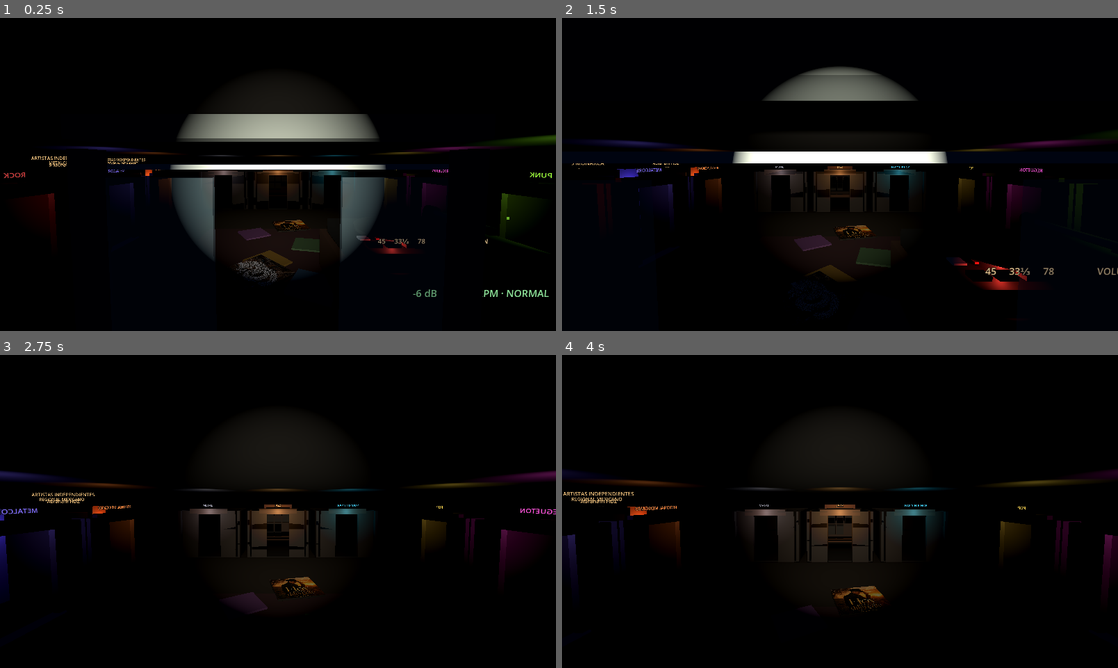
Above: before the commit, frames 1-4 (two rows, left to right).
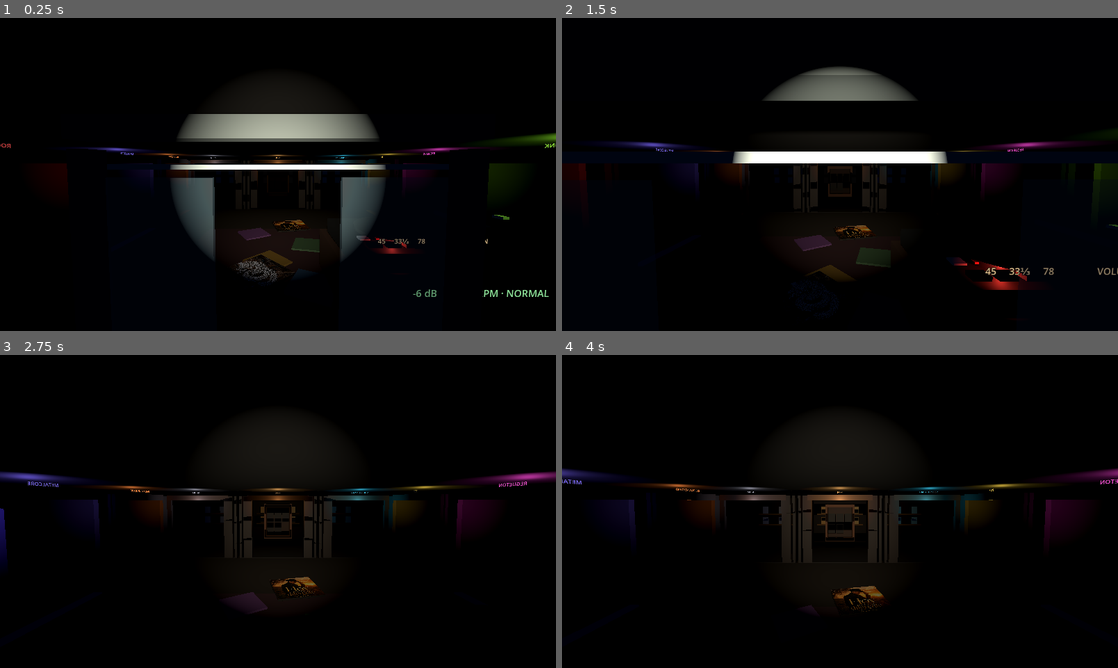
Above: after the commit, the same moments.

Repository: Markinhoo/Vinyl-cafe
Game: Godot game, scene res://main.tscn
Two runs of this game, one before a commit and one after it. Both use one fixed random seed, a clock stepped at 60 frames per second and the inputs below. Sound files missing from this copy of the repository are replaced by a short silence.
Inputs (mouse positions are in pixels of both pictures, inside the frame that each line leads up to):
- Up to frame 1 (0.25 s): no input
- Up to frame 2 (1.5 s): tap Enter at 0.5 s; move the mouse to (867, 174) at 0.52 s; hold W from 0.53 s (still down); tap E at 0.6 s; click (867, 174) at 0.67 s; move the mouse to (812, 174) at 1.27 s; tap F at 1.35 s
- Up to frame 3 (2.75 s): keep holding W; move the mouse to (289, 505) at 2.02 s; tap Q at 2.1 s
- Up to frame 4 (4 s): keep holding W; move the mouse to (834, 517) at 2.77 s; tap R at 2.85 s; click (834, 517) at 2.92 s; move the mouse to (878, 514) at 3.52 s; tap E at 3.6 s

The runs differ from the first frame. In frame 1, 2.8% of the frame differs, in the area x 0-100%, y 36-74%; in frame 2, 3.7%; in frame 3, 6.5%; in frame 4, 7.0%, in the area x 0-100%, y 36-73%.

Commit message:
Enlarge genre rooms and add wall vinyl shelves

Diff:
--- a/scripts/main.gd
+++ b/scripts/main.gd
@@ -46,7 +46,7 @@
 var artist_genres: Array[String] = ["Regional mexicano", "Metalcore"]
 var artist_audio_paths: Array[String] = ["res://assets/audio/hoy_es_diferente.mp3", "res://assets/audio/promesa_perdida.mp3"]
 var artist_cover_paths: Array[String] = ["res://assets/covers/hoy_es_diferente.png", "res://assets/covers/promesa_perdida.jpeg"]
-var artist_shelf_positions: Array[Vector3] = [Vector3(-6.05, 1.35, -1.75), Vector3(-6.05, 1.35, 0.45)]
+var artist_shelf_positions: Array[Vector3] = [Vector3(-6.65, 1.35, -2.80), Vector3(-6.65, 1.35, 0.0)]
 var artist_floor_positions: Array[Vector3] = [Vector3(0.45, 0.08, -1.20), Vector3(-0.45, 0.08, 2.05)]
 var amp_volume_db := -6.0
 var rpm_mode := 1
@@ -218,28 +218,28 @@
 	# Sala principal con cuartos verdaderos alrededor y letreros neón.
 	make_box("MainRoomFloor", Vector3(8.8, 0.03, 8.9), Vector3(0, 0.04, 0.35), Color("2a2420"))
 	make_box("MainRoomRug", Vector3(4.8, 0.025, 3.2), Vector3(0, 0.075, 0.70), Color("3a252b"))
-	create_side_genre_room("ROCK", -1, 2.65, Color("d43c3c"))
-	create_side_genre_room("METALCORE", -1, 0.45, Color("7e6bff"))
-	create_side_genre_room("REGIONAL MEXICANO", -1, -1.75, Color("ff8c42"))
-	create_top_genre_room("METAL", -2.85, Color("b7b7c8"))
+	create_side_genre_room("ROCK", -1, 2.80, Color("d43c3c"))
+	create_side_genre_room("METALCORE", -1, 0.0, Color("7e6bff"))
+	create_side_genre_room("REGIONAL MEXICANO", -1, -2.80, Color("ff8c42"))
+	create_top_genre_room("METAL", -3.25, Color("b7b7c8"))
 	create_top_genre_room("JAZZ", 0.0, Color("ffb866"))
-	create_top_genre_room("RAP Y HIP HOP", 2.85, Color("42d7ff"))
-	create_side_genre_room("PUNK", 1, 2.65, Color("9dff38"))
-	create_side_genre_room("REGUETON", 1, 0.45, Color("ff4edb"))
-	create_side_genre_room("POP", 1, -1.75, Color("ffd84f"))
+	create_top_genre_room("RAP Y HIP HOP", 3.25, Color("42d7ff"))
+	create_side_genre_room("PUNK", 1, 2.80, Color("9dff38"))
+	create_side_genre_room("REGUETON", 1, 0.0, Color("ff4edb"))
+	create_side_genre_room("POP", 1, -2.80, Color("ffd84f"))
 
 	# Estante de jazz dentro de su cuarto.
-	make_box("ShelfBack", Vector3(1.15, 1.65, 0.20), Vector3(0.0, 1.35, -6.05), Color("3b2418"))
-	make_box("ShelfTop", Vector3(1.20, 0.14, 0.45), Vector3(0.0, 2.12, -5.87), Color("6b3f25"))
-	make_box("ShelfBottom", Vector3(1.20, 0.14, 0.45), Vector3(0.0, 0.58, -5.87), Color("6b3f25"))
+	make_box("ShelfBack", Vector3(1.15, 1.65, 0.20), Vector3(0.0, 1.35, -6.30), Color("3b2418"))
+	make_box("ShelfTop", Vector3(1.20, 0.14, 0.45), Vector3(0.0, 2.12, -6.12), Color("6b3f25"))
+	make_box("ShelfBottom", Vector3(1.20, 0.14, 0.45), Vector3(0.0, 0.58, -6.12), Color("6b3f25"))
 	var jazz_side_offsets: Array[float] = [-0.62, 0.62]
 	for x_offset in jazz_side_offsets:
-		make_box("ShelfSide", Vector3(0.10, 1.7, 0.45), Vector3(0.0 + x_offset, 1.35, -5.87), Color("6b3f25"))
+		make_box("ShelfSide", Vector3(0.10, 1.7, 0.45), Vector3(0.0 + x_offset, 1.35, -6.12), Color("6b3f25"))
 
 	for i in VINYL_COUNT:
 		var row: int = int(i / 3)
 		var col: int = i % 3
-		var slot_pos: Vector3 = Vector3(-0.37 + col * 0.37, 1.55 - row * 0.48, -5.79)
+		var slot_pos: Vector3 = Vector3(-0.37 + col * 0.37, 1.55 - row * 0.48, -6.04)
 		var slot := make_interactive_box("JazzSlot%d" % i, Vector3(0.32, 0.42, 0.12), slot_pos, Color("211917"), "slot", i)
 		slot_nodes.append(slot)
 
@@ -1010,86 +1010,112 @@
 func create_side_genre_room(genre: String, side: int, z_pos: float, neon_color: Color) -> void:
 	var side_f: float = float(side)
 	var door_x: float = side_f * 4.45
-	var room_center: Vector3 = Vector3(side_f * 6.15, 0.02, z_pos)
-	make_box("RoomFloor%s" % genre, Vector3(3.35, 0.025, 1.95), room_center, Color("1c1718"))
-	var back_wall_size := Vector3(0.12, 1.95, 2.05)
-	var back_wall_pos := Vector3(side_f * 7.80, 0.98, z_pos)
+	var room_center: Vector3 = Vector3(side_f * 6.55, 0.02, z_pos)
+	make_box("RoomFloor%s" % genre, Vector3(4.15, 0.025, 2.55), room_center, Color("1c1718"))
+	var back_wall_size := Vector3(0.12, 2.55, 2.65)
+	var back_wall_pos := Vector3(side_f * 8.55, 1.27, z_pos)
 	make_box("RoomBackWall%s" % genre, back_wall_size, back_wall_pos, Color("302421"))
 	make_collision_box(back_wall_size, back_wall_pos)
-	var front_wall_size := Vector3(0.12, 1.95, 0.54)
-	var front_wall_a_pos := Vector3(door_x, 0.98, z_pos - 0.72)
-	var front_wall_b_pos := Vector3(door_x, 0.98, z_pos + 0.72)
+	var front_wall_size := Vector3(0.12, 2.55, 0.28)
+	var front_wall_a_pos := Vector3(door_x, 1.27, z_pos - 1.14)
+	var front_wall_b_pos := Vector3(door_x, 1.27, z_pos + 1.14)
 	make_box("RoomFrontWallA%s" % genre, front_wall_size, front_wall_a_pos, Color("2a211f"))
 	make_collision_box(front_wall_size, front_wall_a_pos)
 	make_box("RoomFrontWallB%s" % genre, front_wall_size, front_wall_b_pos, Color("2a211f"))
 	make_collision_box(front_wall_size, front_wall_b_pos)
-	var lintel_size := Vector3(0.12, 0.24, 1.58)
-	var lintel_pos := Vector3(door_x, 1.92, z_pos)
+	var lintel_size := Vector3(0.12, 0.20, 2.10)
+	var lintel_pos := Vector3(door_x, 2.48, z_pos)
 	make_box("RoomTopLintel%s" % genre, lintel_size, lintel_pos, Color("3a2a25"))
 	make_collision_box(lintel_size, lintel_pos)
-	var side_wall_size := Vector3(3.35, 1.95, 0.10)
-	var side_wall_a_pos := Vector3(room_center.x, 0.98, z_pos - 0.98)
-	var side_wall_b_pos := Vector3(room_center.x, 0.98, z_pos + 0.98)
+	var side_wall_size := Vector3(4.15, 2.55, 0.10)
+	var side_wall_a_pos := Vector3(room_center.x, 1.27, z_pos - 1.28)
+	var side_wall_b_pos := Vector3(room_center.x, 1.27, z_pos + 1.28)
 	make_box("RoomSideWallA%s" % genre, side_wall_size, side_wall_a_pos, Color("261e1c"))
 	make_collision_box(side_wall_size, side_wall_a_pos)
 	make_box("RoomSideWallB%s" % genre, side_wall_size, side_wall_b_pos, Color("261e1c"))
 	make_collision_box(side_wall_size, side_wall_b_pos)
-	make_box("DoorThreshold%s" % genre, Vector3(0.20, 0.035, 1.10), Vector3(door_x, 0.09, z_pos), neon_color.darkened(0.35))
+	make_box("DoorThreshold%s" % genre, Vector3(0.20, 0.035, 1.90), Vector3(door_x, 0.09, z_pos), neon_color.darkened(0.35))
 	var sign := Label3D.new()
 	sign.text = genre
-	sign.position = Vector3(door_x + side_f * 0.10, 2.18, z_pos)
+	sign.position = Vector3(door_x + side_f * 0.10, 2.68, z_pos)
 	sign.rotation.y = -PI * 0.5 if side < 0 else PI * 0.5
-	sign.font_size = 22
+	sign.font_size = 18
 	sign.modulate = neon_color
 	sign.outline_modulate = Color("101010")
 	sign.outline_size = 7
 	add_child(sign)
 	var glow := OmniLight3D.new()
-	glow.position = Vector3(door_x + side_f * 0.40, 1.90, z_pos)
+	glow.position = Vector3(door_x + side_f * 0.40, 2.34, z_pos)
 	glow.light_color = neon_color
 	glow.light_energy = 0.85
 	glow.omni_range = 1.75
 	add_child(glow)
+	create_side_room_wall_shelves(genre, side_f, z_pos, neon_color)
 
 func create_top_genre_room(genre: String, x_pos: float, neon_color: Color) -> void:
-	var z_pos: float = -6.05
-	make_box("RoomFloor%s" % genre, Vector3(2.45, 0.025, 3.30), Vector3(x_pos, 0.02, z_pos), Color("1c1718"))
-	var back_wall_size := Vector3(2.45, 1.95, 0.12)
-	var back_wall_pos := Vector3(x_pos, 0.98, -7.82)
+	var z_pos: float = -6.20
+	make_box("RoomFloor%s" % genre, Vector3(3.05, 0.025, 3.85), Vector3(x_pos, 0.02, z_pos), Color("1c1718"))
+	var back_wall_size := Vector3(3.05, 2.55, 0.12)
+	var back_wall_pos := Vector3(x_pos, 1.27, -8.10)
 	make_box("RoomBackWall%s" % genre, back_wall_size, back_wall_pos, Color("302421"))
 	make_collision_box(back_wall_size, back_wall_pos)
-	var side_wall_size := Vector3(0.10, 1.95, 3.30)
-	var side_wall_a_pos := Vector3(x_pos - 1.22, 0.98, z_pos)
-	var side_wall_b_pos := Vector3(x_pos + 1.22, 0.98, z_pos)
+	var side_wall_size := Vector3(0.10, 2.55, 3.85)
+	var side_wall_a_pos := Vector3(x_pos - 1.52, 1.27, z_pos)
+	var side_wall_b_pos := Vector3(x_pos + 1.52, 1.27, z_pos)
 	make_box("RoomSideWallA%s" % genre, side_wall_size, side_wall_a_pos, Color("261e1c"))
 	make_collision_box(side_wall_size, side_wall_a_pos)
 	make_box("RoomSideWallB%s" % genre, side_wall_size, side_wall_b_pos, Color("261e1c"))
 	make_collision_box(side_wall_size, side_wall_b_pos)
-	var door_frame_size := Vector3(0.62, 1.95, 0.12)
-	var door_frame_a_pos := Vector3(x_pos - 0.78, 0.98, -4.45)
-	var door_frame_b_pos := Vector3(x_pos + 0.78, 0.98, -4.45)
+	var door_frame_size := Vector3(0.34, 2.55, 0.12)
+	var door_frame_a_pos := Vector3(x_pos - 1.23, 1.27, -4.30)
+	var door_frame_b_pos := Vector3(x_pos + 1.23, 1.27, -4.30)
 	make_box("BackDoorFrameA%s" % genre, door_frame_size, door_frame_a_pos, Color("2a211f"))
 	make_collision_box(door_frame_size, door_frame_a_pos)
 	make_box("BackDoorFrameB%s" % genre, door_frame_size, door_frame_b_pos, Color("2a211f"))
 	make_collision_box(door_frame_size, door_frame_b_pos)
-	var lintel_size := Vector3(1.55, 0.24, 0.12)
-	var lintel_pos := Vector3(x_pos, 1.92, -4.45)
+	var lintel_size := Vector3(2.45, 0.20, 0.12)
+	var lintel_pos := Vector3(x_pos, 2.48, -4.30)
 	make_box("BackDoorLintel%s" % genre, lintel_size, lintel_pos, Color("3a2a25"))
 	make_collision_box(lintel_size, lintel_pos)
 	var sign := Label3D.new()
 	sign.text = genre
-	sign.position = Vector3(x_pos, 2.18, -4.30)
-	sign.font_size = 24
+	sign.position = Vector3(x_pos, 2.68, -4.15)
+	sign.font_size = 19
 	sign.modulate = neon_color
 	sign.outline_modulate = Color("101010")
 	sign.outline_size = 7
 	add_child(sign)
 	var glow := OmniLight3D.new()
-	glow.position = Vector3(x_pos, 1.90, -4.15)
+	glow.position = Vector3(x_pos, 2.34, -4.05)
 	glow.light_color = neon_color
 	glow.light_energy = 0.85
 	glow.omni_range = 1.75
 	add_child(glow)
+	create_top_room_wall_shelves(genre, x_pos, neon_color)
+
+func create_side_room_wall_shelves(genre: String, side_f: float, z_pos: float, tint: Color) -> void:
+	var wall_x: float = side_f * 8.44
+	var shelf_z_offsets: Array[float] = [-0.78, 0.0, 0.78]
+	for shelf_index in range(2):
+		var shelf_y: float = 1.02 + float(shelf_index) * 0.58
+		make_box("WallShelf%s%d" % [genre, shelf_index], Vector3(0.10, 0.07, 2.25), Vector3(wall_x, shelf_y, z_pos), Color("9c6937"))
+		for cover_index in range(shelf_z_offsets.size()):
+			var cover_z: float = z_pos + shelf_z_offsets[cover_index]
+			var cover_y: float = shelf_y + 0.24
+			var cover_color: Color = tint.lerp(Color("f0d28a"), 0.18 + 0.18 * float(cover_index))
+			make_box("WallVinyl%s%d%d" % [genre, shelf_index, cover_index], Vector3(0.055, 0.38, 0.30), Vector3(wall_x - side_f * 0.05, cover_y, cover_z), cover_color)
+
+func create_top_room_wall_shelves(genre: String, x_pos: float, tint: Color) -> void:
+	var wall_z: float = -8.02
+	var shelf_x_offsets: Array[float] = [-0.88, 0.0, 0.88]
+	for shelf_index in range(2):
+		var shelf_y: float = 1.02 + float(shelf_index) * 0.58
+		make_box("WallShelf%s%d" % [genre, shelf_index], Vector3(2.55, 0.07, 0.10), Vector3(x_pos, shelf_y, wall_z), Color("9c6937"))
+		for cover_index in range(shelf_x_offsets.size()):
+			var cover_x: float = x_pos + shelf_x_offsets[cover_index]
+			var cover_y: float = shelf_y + 0.24
+			var cover_color: Color = tint.lerp(Color("f0d28a"), 0.18 + 0.18 * float(cover_index))
+			make_box("WallVinyl%s%d%d" % [genre, shelf_index, cover_index], Vector3(0.30, 0.38, 0.055), Vector3(cover_x, cover_y, wall_z + 0.05), cover_color)
 
 func update_sliding_door(delta: float) -> void:
 	if player == null or sliding_door_left == null or sliding_door_right == null:
@@ -1147,8 +1173,8 @@
 		make_box("GenreShelfSide%s" % genre, Vector3(0.14, 1.7, 0.42), shelf_position + Vector3(side_x, 0, 0.02), tint)
 	var genre_label := Label3D.new()
 	genre_label.text = genre
-	genre_label.position = shelf_position + Vector3(0, 1.05, 0.02)
-	genre_label.font_size = 24
+	genre_label.position = shelf_position + Vector3(0, 0.95, 0.02)
+	genre_label.font_size = 16
 	genre_label.modulate = Color("f1c27d")
 	genre_label.outline_size = 5
 	add_child(genre_label)
Not shown, changed: README.md
